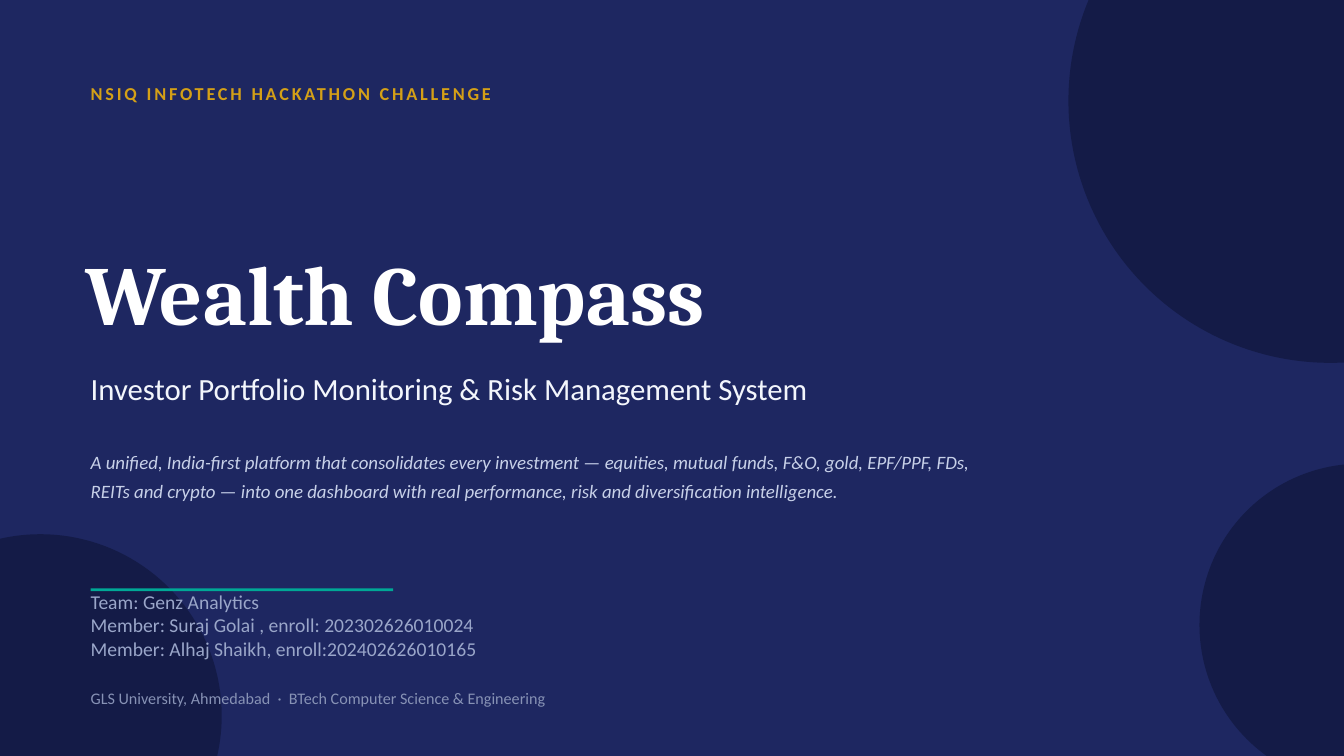
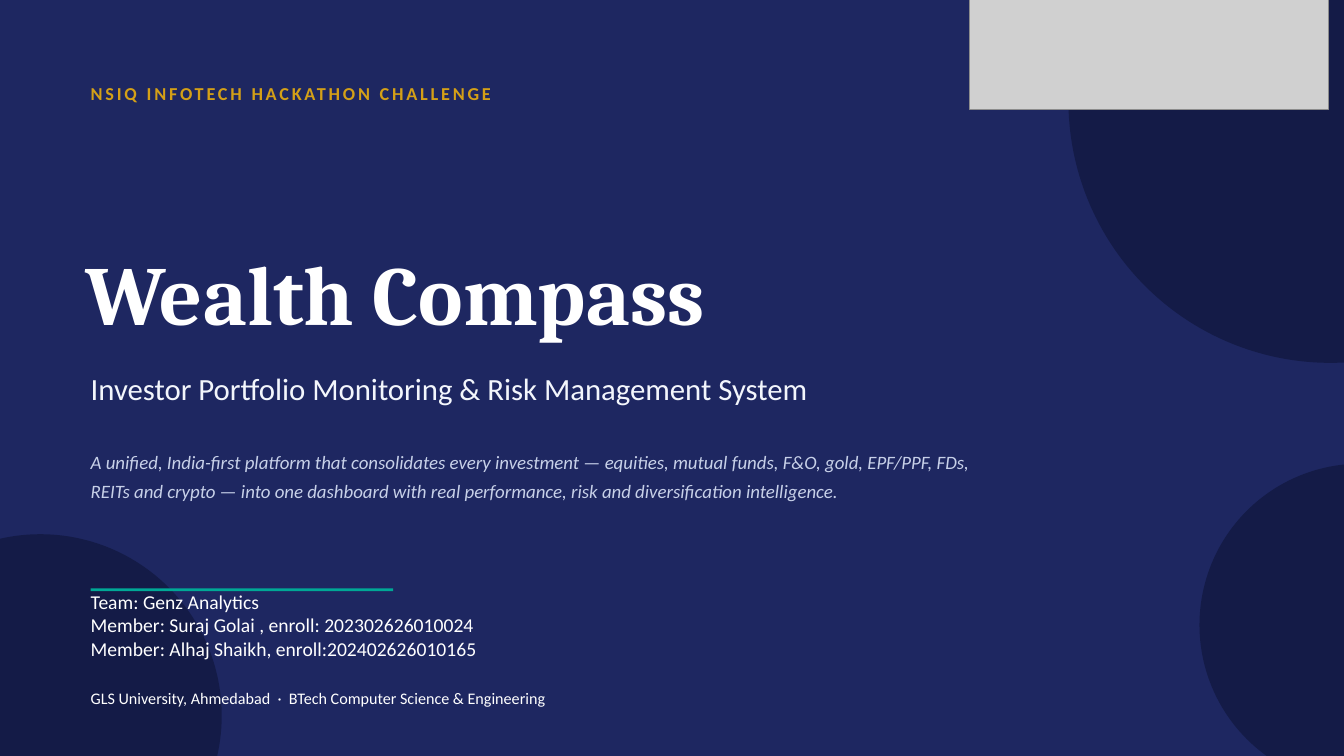
Before and after one commit to surajgolui2005-cell/wealth-compass, a slide deck: slide 1 of Wealth_Compass_Presentation.pptx. Drawn at 1344x756 pixels with LibreOffice and Linux fonts; fonts in the diff are those of the drawing; grey boxes stand for pictures. Boxes give left, top, right and bottom in pixels: in the first picture for what was removed or moved away, otherwise in the second. Text is boxed around its words. In the diff, an @@ line names an element or a change of style, - is before the commit and + after.

```diff
--- a/Wealth_Compass_Presentation.pptx
+++ b/Wealth_Compass_Presentation.pptx
@@ picture added at (970,0,1329,109) @@
@@ text "Team: Genz Analytics" at (91,595,476,660): text colour #9AA6C9 to #FFFFFF @@
@@ text "GLS University, Ahmedabad · BTech ..." at (91,692,546,707): text colour #8792B5 to #FFFFFF @@
```
Also in this commit, not shown: 1 slide added.
